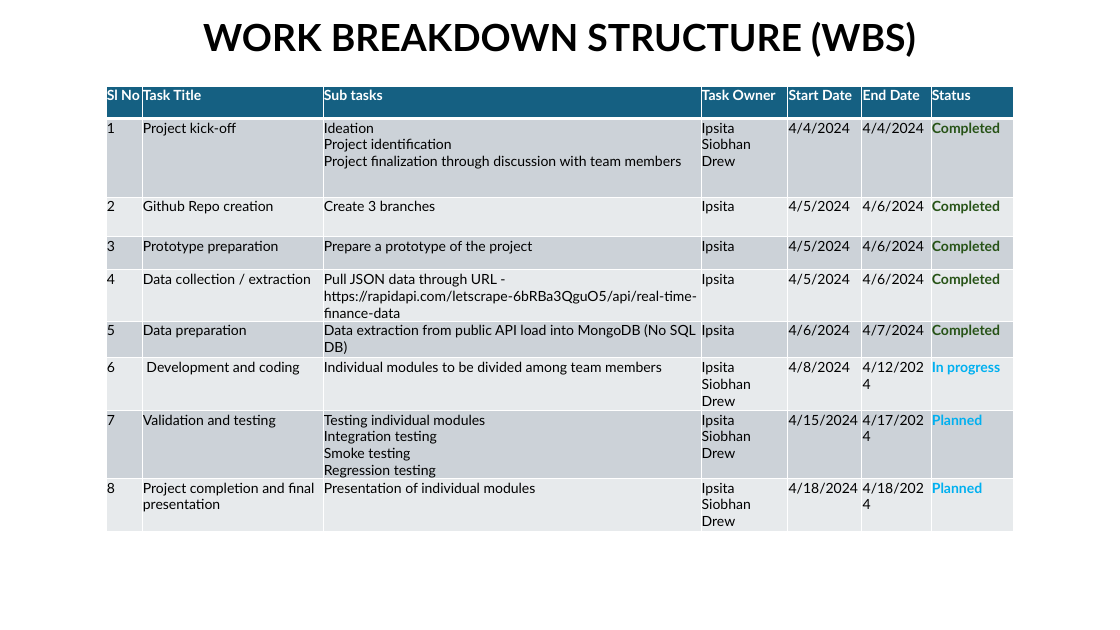
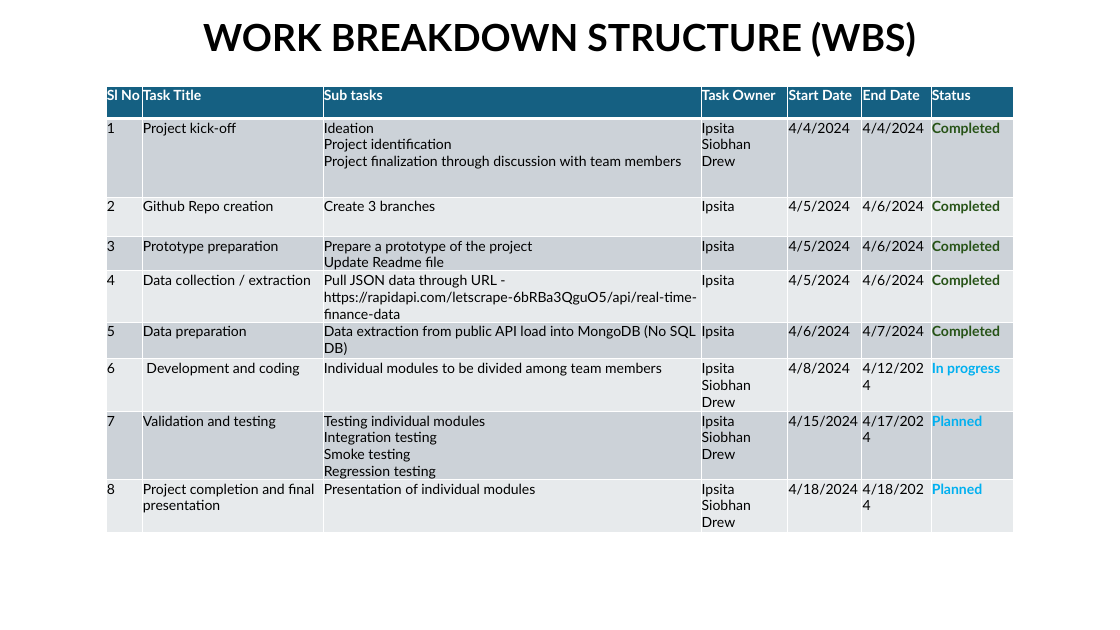
Before and after one commit to ipsitapurohit/Group-Project-3, a slide deck: slide 3 of Stock_market_dasboard_plan.pptx. Drawn at 1120x630 pixels with LibreOffice and Linux fonts; fonts in the diff are those of the drawing. Boxes give left, top, right and bottom in pixels: in the first picture for what was removed or moved away, otherwise in the second. Text is boxed around its words. In the diff, an @@ line names an element or a change of style, - is before the commit and + after.

```diff
--- a/Stock_market_dasboard_plan.pptx
+++ b/Stock_market_dasboard_plan.pptx
@@ table at (106,87,1013,533) @@
-row 4, column 3: Prepare a prototype of the project
+row 4, column 3: Prepare a prototype of the project / Update Readme file
```
Also in this commit, not shown: 1 other slide changed.
